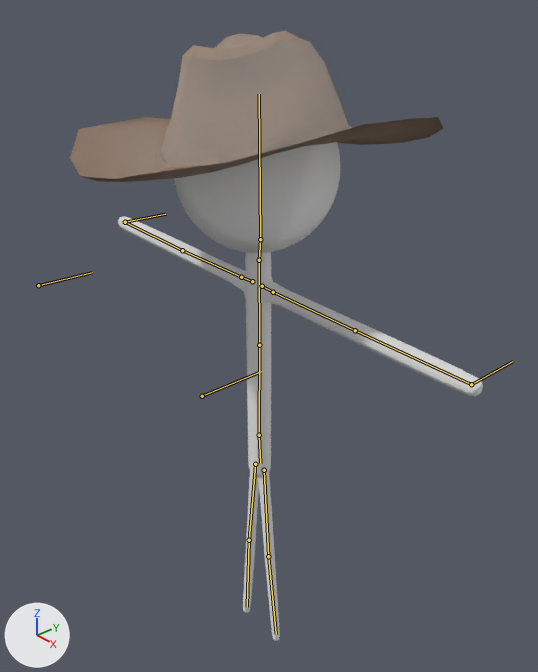
The Blender file SticksNBones_Game/Assets/Renders/Ranger.blend: old version first, new version second.
Camera for both pictures: a camera (50 mm lens) standing at (1.233, -1.028, 1.194) and looking at (-0.014, 0.051, 0.339). The axes (+X, +Y, +Z) are drawn at lower left. The lights are the same throughout. The bones that bend it are drawn over the model as lines.

In view in the first picture: 'Cylinder.001', 'hat group1'.
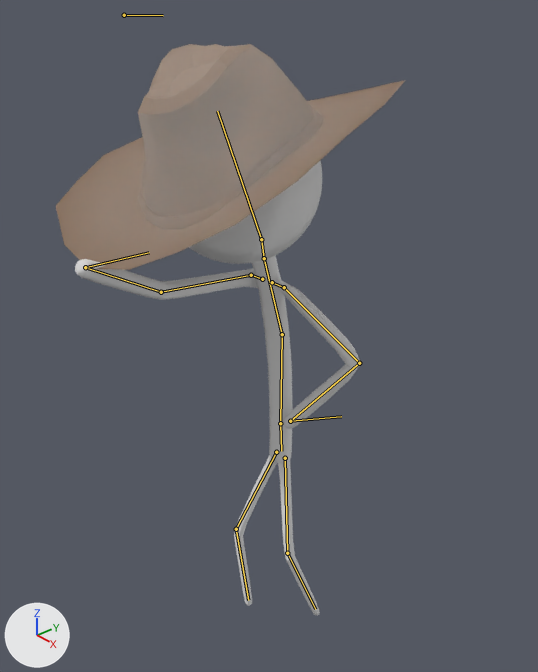
The newer file adds an action. The first version stands in its rest pose; the second is drawn at frame 16 of the action 'Pose1'.

Changed parts and their boxes (x1, y1, x2, y2) in the pictures (538 x 672 px):
'hat group1', posed (6% narrower, 49% taller)
    before: (70, 31, 443, 182)
    after: (56, 44, 405, 270)
'Cylinder.001', posed (22% narrower, 9% shorter)
    before: (118, 142, 483, 641)
    after: (75, 161, 361, 615)
bone 'chest', root to tip
    before: (259, 345) to (259, 260)
    after: (282, 334) to (264, 258)
bone 'head', root to tip
    before: (260, 239) to (259, 94)
    after: (261, 239) to (217, 111)
bone 'armik.l', root to tip
    before: (471, 384) to (512, 361)
    after: (290, 421) to (341, 416)
bone 'elbowik.l', root to tip
    before: (202, 396) to (261, 371)
    after: (124, 15) to (163, 15)
bone 'armik.r', root to tip
    before: (125, 222) to (165, 214)
    after: (85, 267) to (149, 252)

What the commit changed:
Bone 'base' (bone_base) moves from (0.0, 0.0, 0.0) to (0.0, -0.32, -0.02).
Bone 'chest' (bone_chest) turns from (0, 0, 0) to (14, 2, 2) degrees about its own x, y and z.
Bone 'head' (bone_head) turns from (0, 0, 0) to (6, 9, 0) degrees about its own x, y and z.
Bone 'ikleg.l' (bone_ikleg_l) moves from (0.0, 0.0, 0.0) to (-0.12, 0.55, -0.23).
Bone 'ikleg.r' (bone_ikleg_r) moves from (0.0, 0.0, 0.0) to (-0.01, 0.0, -0.12).
Bone 'knee.r' (bone_knee_r) moves from (0.0, 0.0, 0.0) to (0.5, 0.05, 0.03).
Bone 'armik.l' (bone_armik_l) moves from (0.0, 0.0, 0.0) to (0.9, 0.38, 2.74).
Bone 'armik.l' (bone_armik_l) turns from (0, 0, 0) to (-17, 5, 24) degrees about its own x, y and z.
Bone 'elbowik.l' (bone_elbowik_l) moves from (0.0, 0.0, 0.0) to (5.93, 0.27, -0.3).
Bone 'armik.r' (bone_armik_r) moves from (0.0, 0.0, 0.0) to (-2.6, -1.88, 1.08).
Bone 'elbowik.r' (bone_elbowik_r) moves from (0.0, 0.0, 0.0) to (-2.7, 0.23, 2.58).
